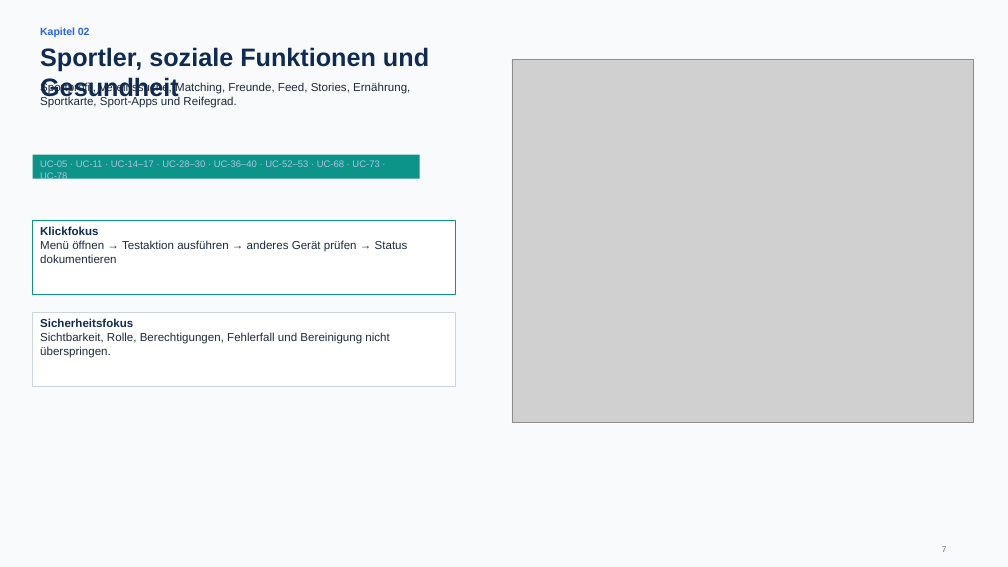
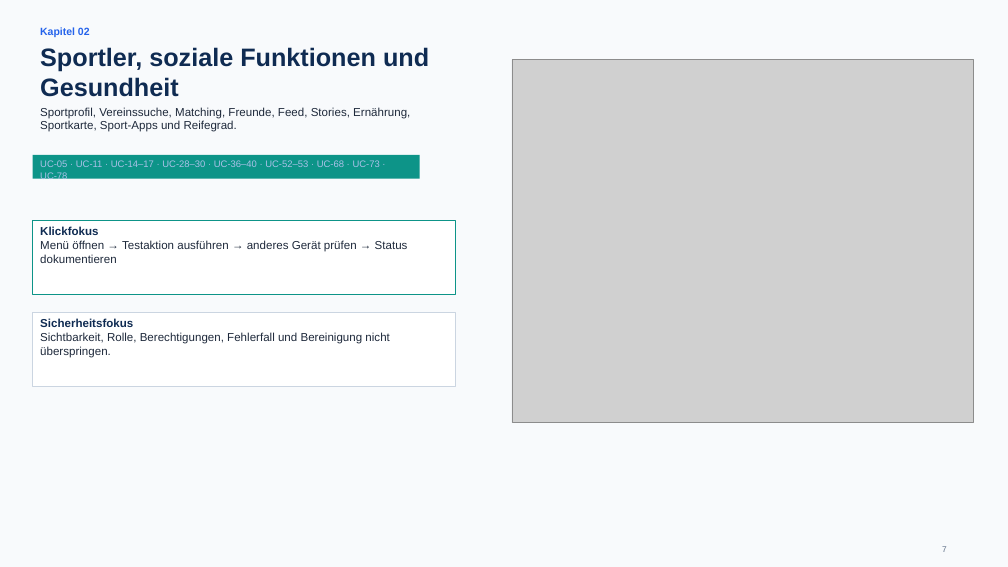
Before and after one commit to aminmasri123/airmius, a slide deck: slide 7 of docs/presentations/Airmius_Vollstaendige_User_Case_Testanleitung.pptx. Drawn at 1008x567 pixels with LibreOffice and Linux fonts; fonts in the diff are those of the drawing; grey boxes stand for pictures. Boxes give left, top, right and bottom in pixels: in the first picture for what was removed or moved away, otherwise in the second. Text is boxed around its words. In the diff, an @@ line names an element or a change of style, - is before the commit and + after.

```diff
--- a/docs/presentations/Airmius_Vollstaendige_User_Case_Testanleitung.pptx
+++ b/docs/presentations/Airmius_Vollstaendige_User_Case_Testanleitung.pptx
@@ text "Sportprofil, Vereinssuche, Matching, Freunde, Feed, ...": place and size @@
-text "Sportprofil, Vereinssuche, Matching, Freunde, Feed, ..." at [40, 82, 410, 108]
+text "Sportprofil, Vereinssuche, Matching, Freunde, Feed, ..." at [40, 107, 410, 132]
```
Also in this commit, not shown: 9 other slides changed, 6 other files.
